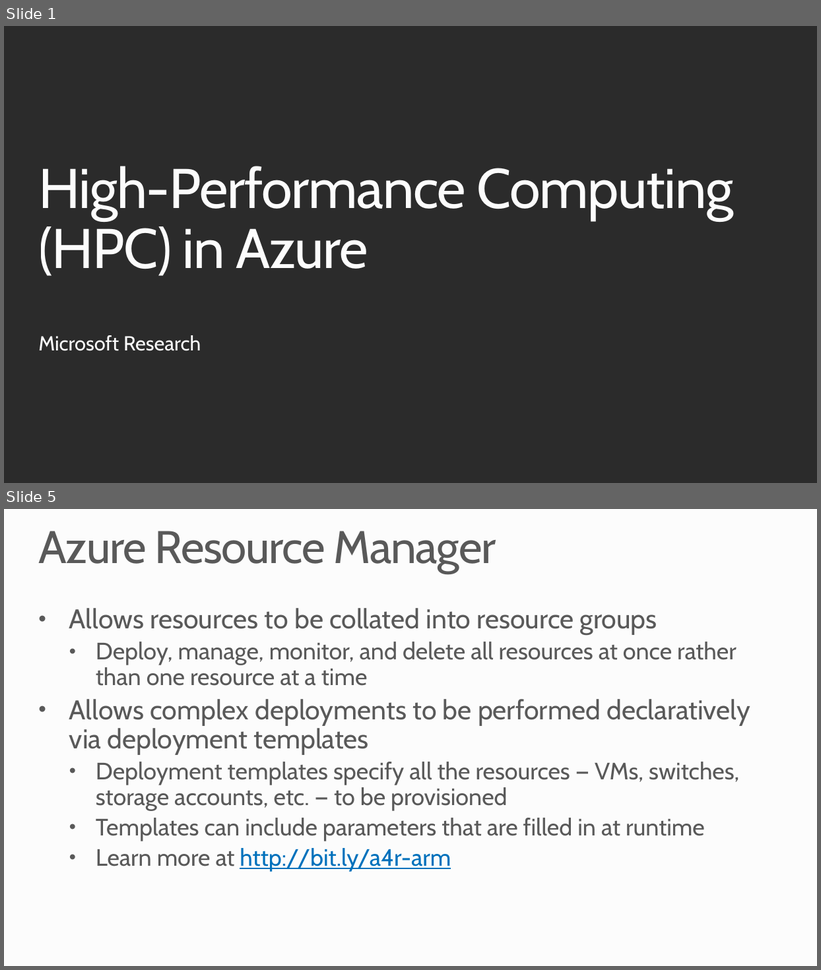
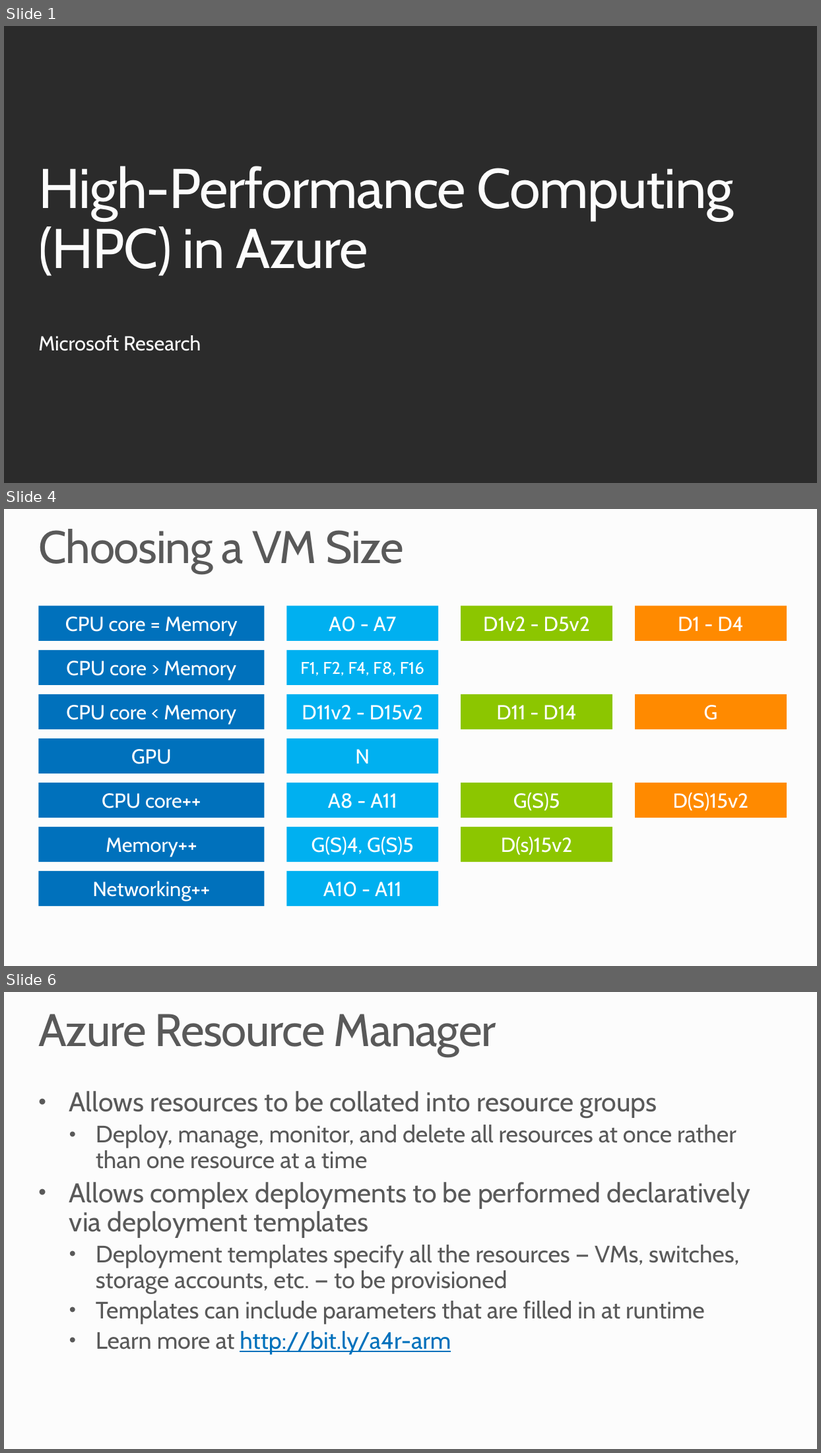
Before and after one commit to MSRConnections/Azure-training-course, a slide deck: Content/High-Performance Computing/Azure High-Performance Computing.pptx. Shown one above the other, each under a label of ours: slides 1 and 5 before the commit, slides 1, 4 and 6 after it; the slides between them are not shown. The pictures are 821x970 and 821x1453 pixels, drawn with LibreOffice and Linux fonts; fonts in the diff are those of the drawing; background and template pictures are left out; a plain dark background stands for a picture behind light text. Boxes give left, top, right and bottom in pixels: in the first picture for what was removed or moved away, otherwise in the second. Text is boxed around its words. In the diff, an @@ line names an element or a change of style, - is before the commit and + after.

```diff
--- a/Content/High-Performance Computing/Azure High-Performance Computing.pptx
+++ b/Content/High-Performance Computing/Azure High-Performance Computing.pptx
@@ slide 4 added at bbox=[4, 509, 817, 966], background #FCFCFC @@
@@ title added at bbox=[38, 529, 403, 574], 54 pt, text #595959 @@
+Choosing a VM Size
@@ rectangle added at bbox=[39, 606, 265, 642], fill #0071BC, 24 pt, text #FFFFFF @@
+CPU core = Memory
@@ rectangle added at bbox=[287, 606, 439, 642], fill #00B0F0, 24 pt, text #FFFFFF @@
+A0 - A7
@@ rectangle added at bbox=[461, 606, 613, 642], fill #8CC600, 24 pt, text #FFFFFF @@
+D1v2 - D5v2
@@ rectangle added at bbox=[636, 606, 787, 642], fill #FF8A00, 24 pt, text #FFFFFF @@
+D1 - D4
@@ rectangle added at bbox=[39, 650, 265, 685], fill #0071BC, 24 pt, text #FFFFFF @@
+CPU core > Memory
@@ rectangle added at bbox=[287, 650, 439, 685], fill #00B0F0, 20 pt, text #FFFFFF @@
+F1, F2, F4, F8, F16
@@ rectangle added at bbox=[39, 694, 265, 730], fill #0071BC, 24 pt, text #FFFFFF @@
+CPU core < Memory
@@ rectangle added at bbox=[287, 694, 439, 730], fill #00B0F0, 24 pt, text #FFFFFF @@
+D11v2 - D15v2
@@ rectangle added at bbox=[461, 694, 613, 730], fill #8CC600, 24 pt, text #FFFFFF @@
+D11 - D14
@@ rectangle added at bbox=[636, 694, 787, 730], fill #FF8A00, 24 pt, text #FFFFFF @@
+G
@@ rectangle added at bbox=[39, 739, 265, 774], fill #0071BC, 24 pt, text #FFFFFF @@
+GPU
@@ rectangle added at bbox=[287, 739, 439, 774], fill #00B0F0, 24 pt, text #FFFFFF @@
+N
@@ rectangle added at bbox=[39, 783, 265, 819], fill #0071BC, 24 pt, text #FFFFFF @@
+CPU core++
@@ rectangle added at bbox=[287, 783, 439, 819], fill #00B0F0, 24 pt, text #FFFFFF @@
+A8 - A11
@@ rectangle added at bbox=[461, 783, 613, 819], fill #8CC600, 24 pt, text #FFFFFF @@
+G(S)5
@@ rectangle added at bbox=[636, 783, 787, 819], fill #FF8A00, 24 pt, text #FFFFFF @@
+D(S)15v2
@@ rectangle added at bbox=[39, 827, 265, 863], fill #0071BC, 24 pt, text #FFFFFF @@
+Memory++
@@ rectangle added at bbox=[287, 827, 439, 863], fill #00B0F0, 24 pt, text #FFFFFF @@
+G(S)4, G(S)5
@@ rectangle added at bbox=[461, 827, 613, 863], fill #8CC600, 24 pt, text #FFFFFF @@
+D(s)15v2
@@ rectangle added at bbox=[39, 871, 265, 907], fill #0071BC, 24 pt, text #FFFFFF @@
+Networking++
@@ rectangle added at bbox=[287, 871, 439, 907], fill #00B0F0, 24 pt, text #FFFFFF @@
+A10 - A11
@@ what was slide 5 is now slide 6 @@
```
Also in this commit, not shown: 2 slides changed, 1 other slide added, 1 slide removed.
